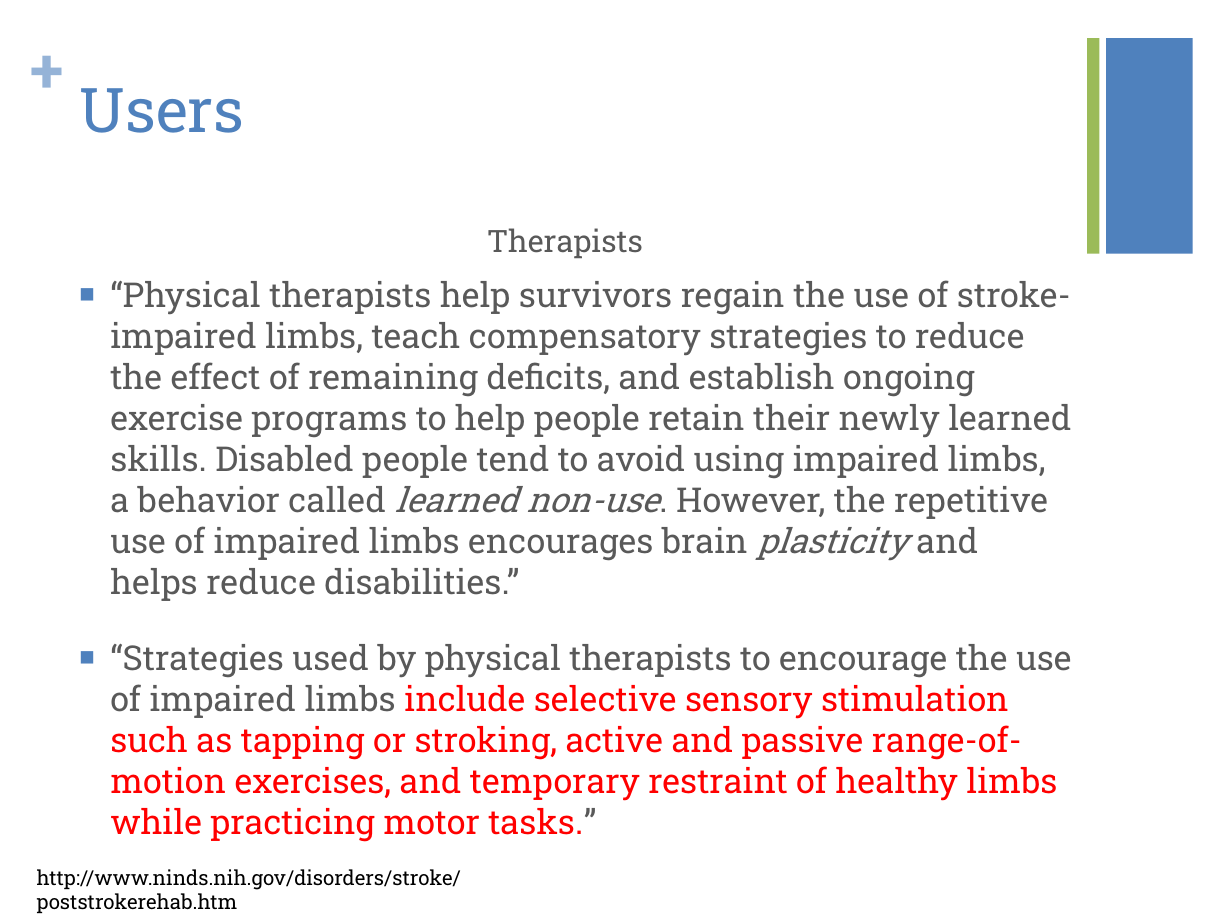
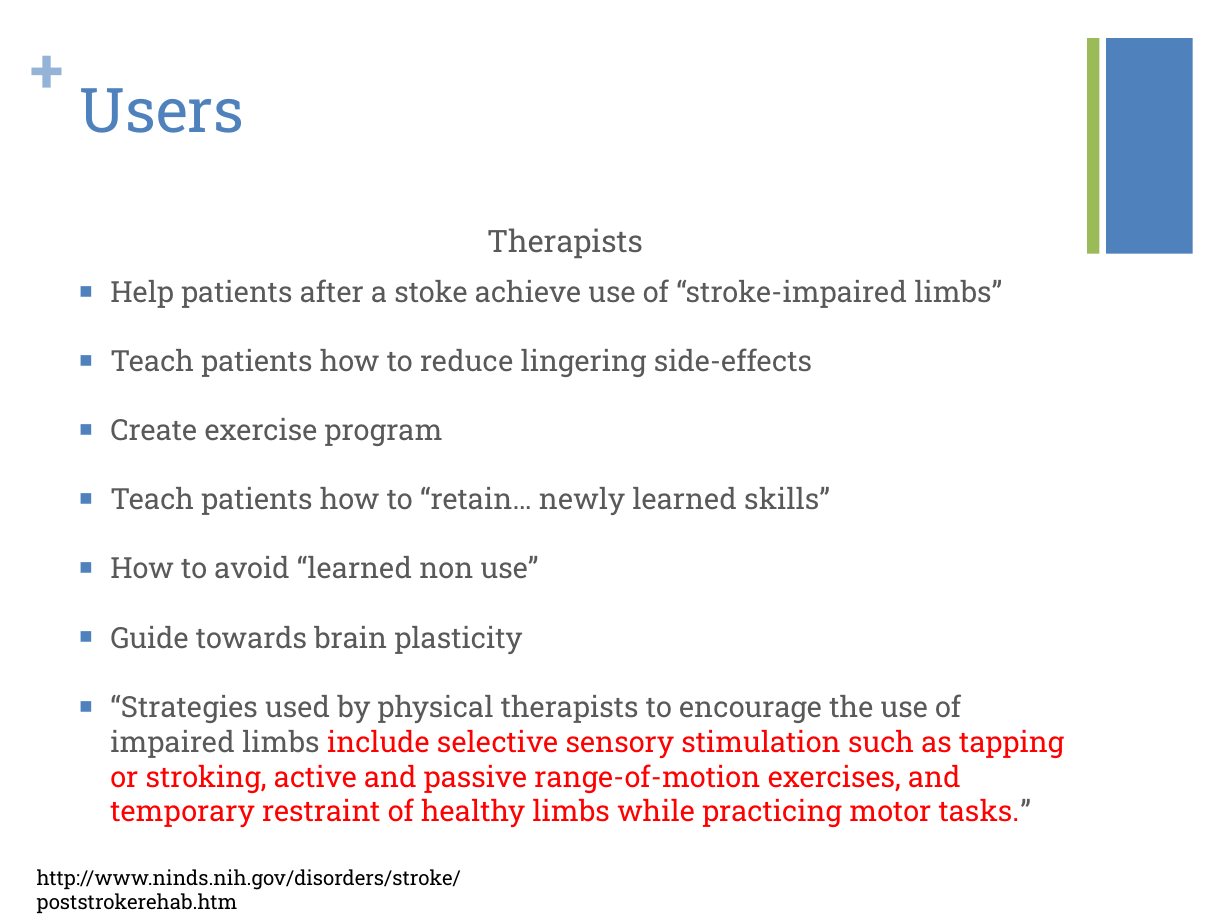
Before and after one commit to oh-team-machine/Target-Tapping, a slide deck: slide 4 of Documentation/CMPUT302_Pres.pptx. Drawn at 1232x924 pixels with LibreOffice and Linux fonts; fonts in the diff are those of the drawing. Boxes give left, top, right and bottom in pixels: in the first picture for what was removed or moved away, otherwise in the second. Text is boxed around its words. In the diff, an @@ line names an element or a change of style, - is before the commit and + after.

```diff
--- a/Documentation/CMPUT302_Pres.pptx
+++ b/Documentation/CMPUT302_Pres.pptx
@@ text at box(110, 279, 1002, 654): text changed; size 20 to 17 pt @@
-■ “Physical therapists help survivors regain the use of stroke-impaired limbs, teach compensatory strategies to reduce the effect of remaining deficits, and establish ongoing exercise programs to help people retain their newly learned skills. Disabled people tend to avoid using impaired limbs, a behavior called learned non-use. However, the repetitive use of impaired limbs encourages brain plasticity and helps reduce disabilities.”
+■ Help patients after a stoke achieve use of “stroke-impaired limbs”
+■ Teach patients how to reduce lingering side-effects
+■ Create exercise program
+■ Teach patients how to “retain… newly learned skills”
+■ How to avoid “learned non use”
+■ Guide towards brain plasticity
@@ text at box(110, 694, 1064, 828): size 20 to 17 pt in "“Strategies used by physical therapists to encourage ..." @@
```
Also in this commit, not shown: 2 other slides changed.
